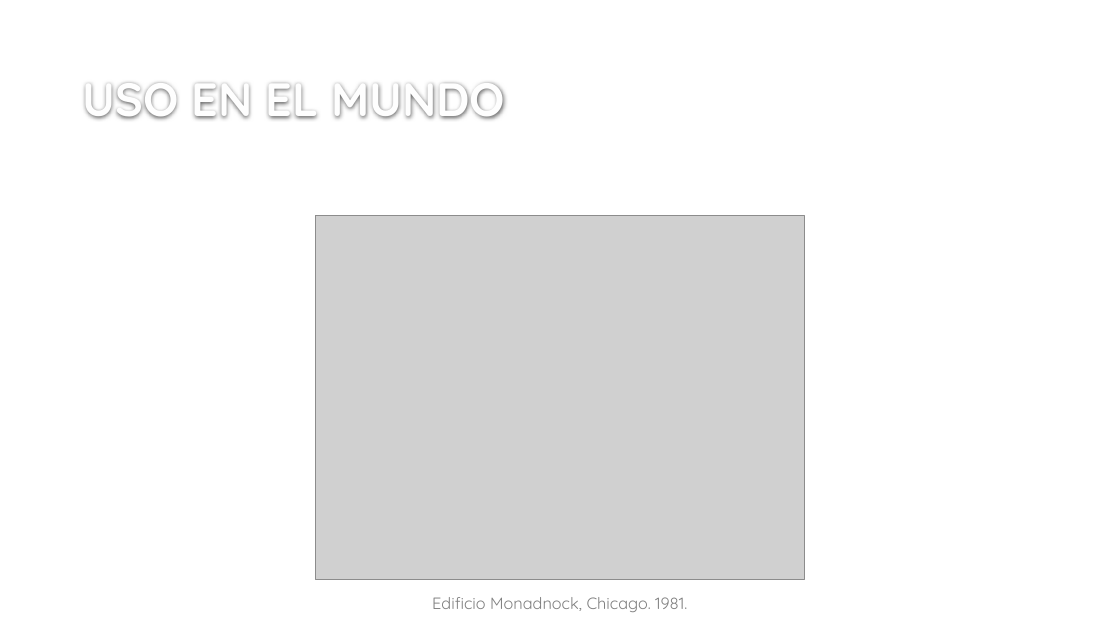
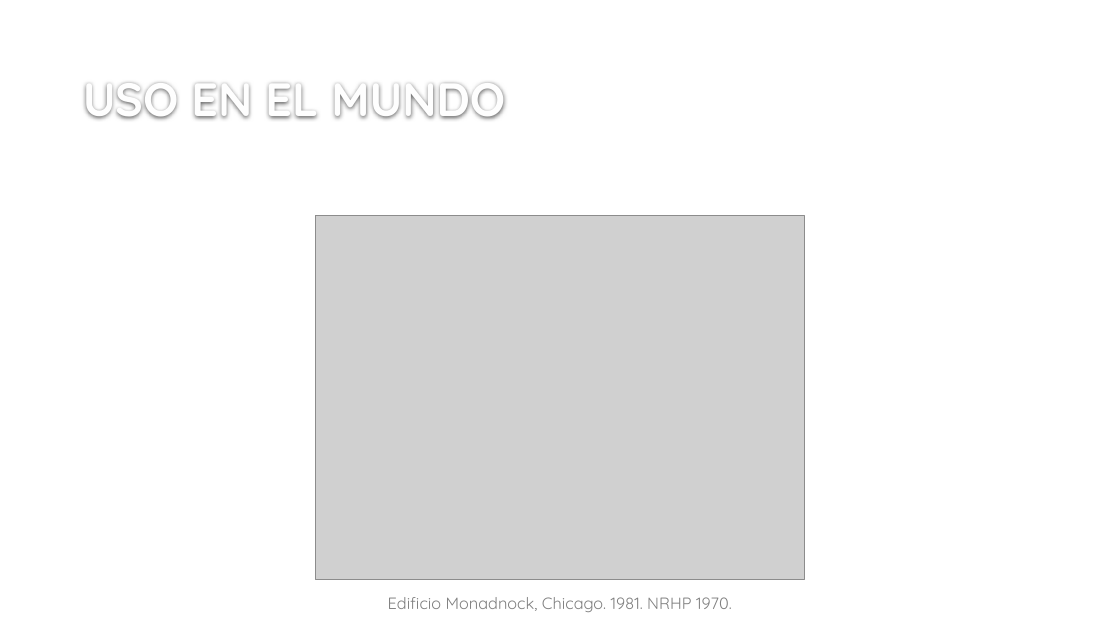
Before and after one commit to ppizarror/proyecto-CI6501, a slide deck: slide 17 of SISTEMAS CONSTRUCTIVOS EN ALBAÑILERIÁ.pptx (slide 15 before the commit). Drawn at 1120x630 pixels with LibreOffice and Linux fonts; fonts in the diff are those of the drawing; grey boxes stand for pictures; background and template pictures are left out. Boxes give left, top, right and bottom in pixels: in the first picture for what was removed or moved away, otherwise in the second. Text is boxed around its words. In the diff, an @@ line names an element or a change of style, - is before the commit and + after.

```diff
--- a/SISTEMAS CONSTRUCTIVOS EN ALBAÑILERIÁ.pptx
+++ b/SISTEMAS CONSTRUCTIVOS EN ALBAÑILERIÁ.pptx
@@ text at [388, 597, 732, 612]: text changed @@
-Edificio Monadnock, Chicago. 1981.
+Edificio Monadnock, Chicago. 1981. NRHP 1970.
```
Also in this commit, not shown: 5 other slides changed, 2 slides added, 1 slide removed.
